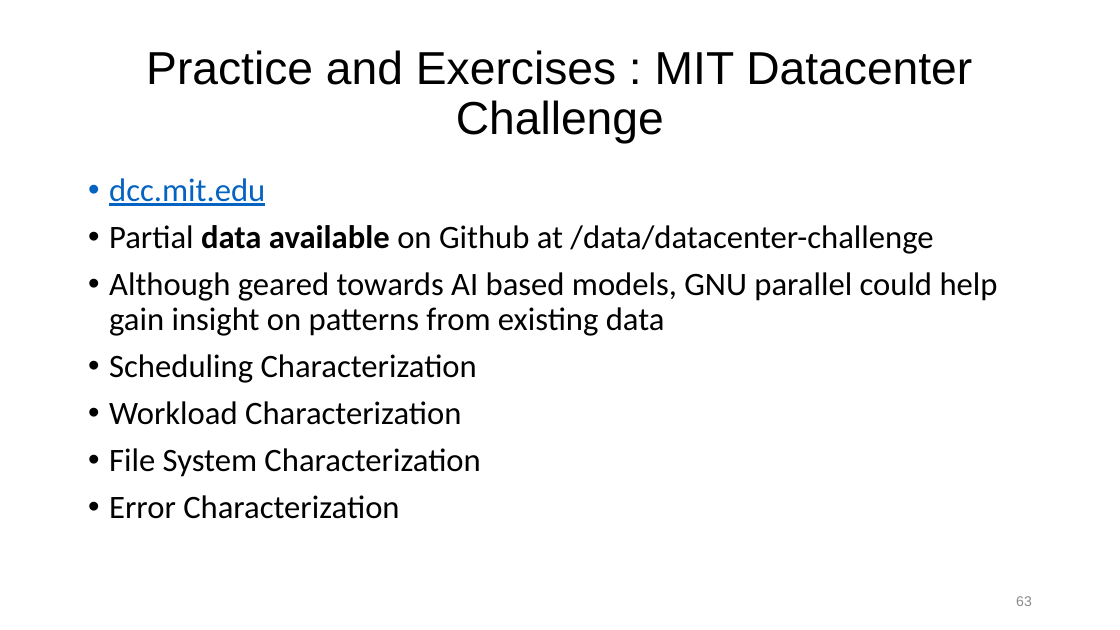
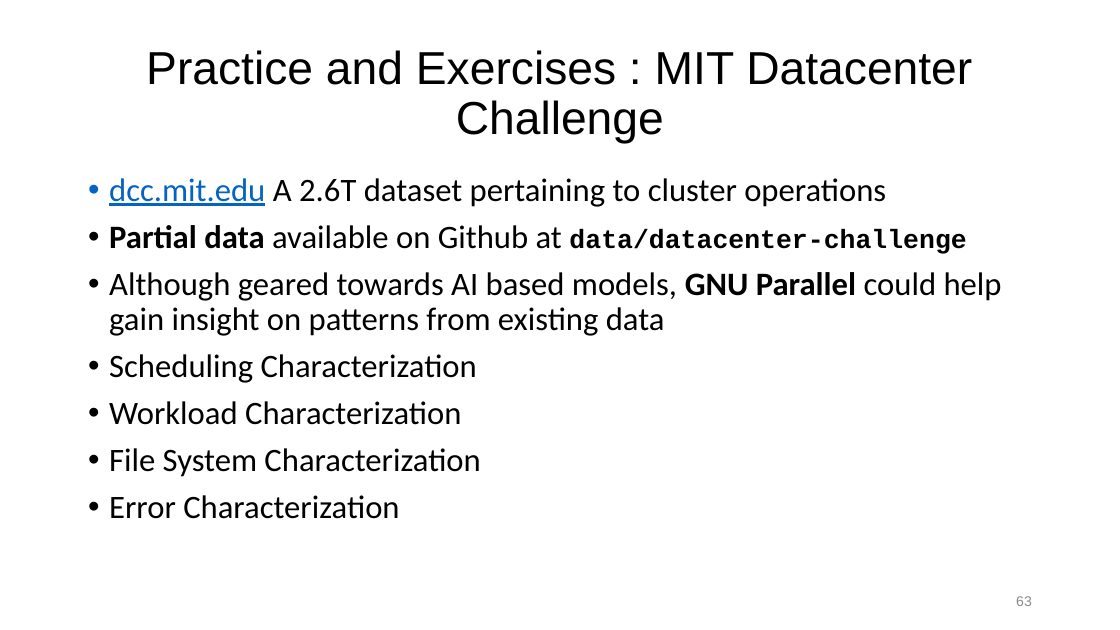
Before and after one commit to ketancmaheshwari/escience23tut, a slide deck: slide 63 of gnu-parallel-tutorial.pptx. Drawn at 1120x630 pixels with LibreOffice and Linux fonts; fonts in the diff are those of the drawing. Boxes give left, top, right and bottom in pixels: in the first picture for what was removed or moved away, otherwise in the second. Text is boxed around its words. In the diff, an @@ line names an element or a change of style, - is before the commit and + after.

```diff
--- a/gnu-parallel-tutorial.pptx
+++ b/gnu-parallel-tutorial.pptx
@@ text at (x1=109, y1=178, x2=1002, y2=336): text changed @@
-• dcc.mit.edu
-• Partial data available on Github at /data/datacenter-challenge
-• Although geared towards AI based models, GNU parallel could help gain insight on patterns from existing data
+• dcc.mit.edu A 2.6T dataset pertaining to cluster operations
+• Partial data available on Github at data/datacenter-challenge
+• Although geared towards AI based models, GNU Parallel could help gain insight on patterns from existing data
```
Also in this commit, not shown: 10 other slides changed, 2 slides added, 1 other file.
